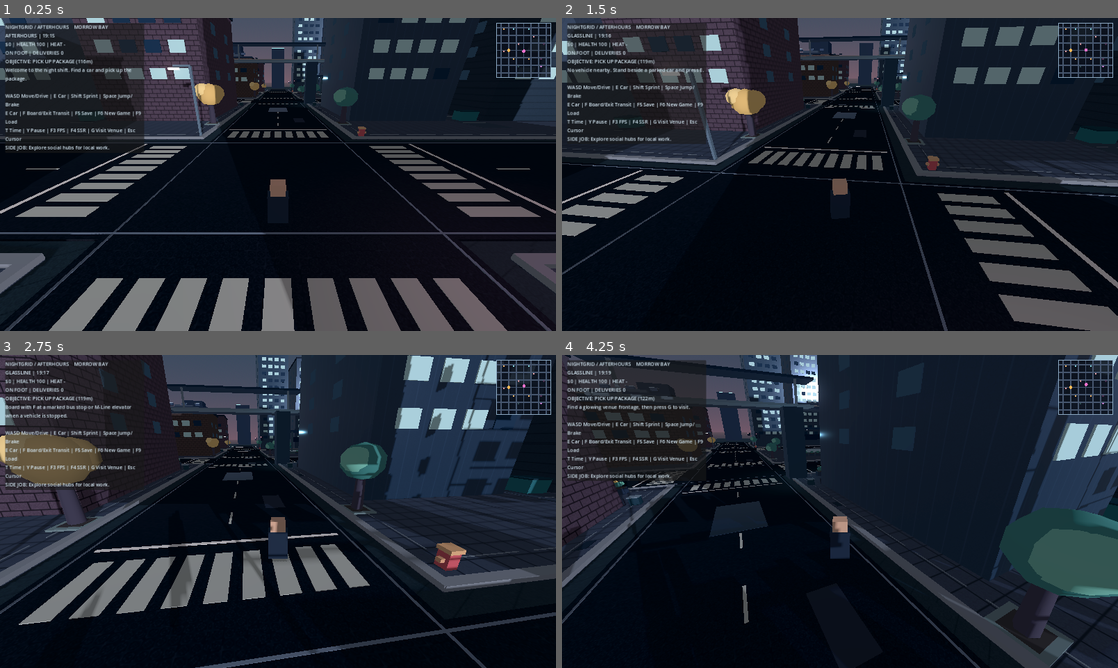
Above: before the commit, frames 1-4 (two rows, left to right).
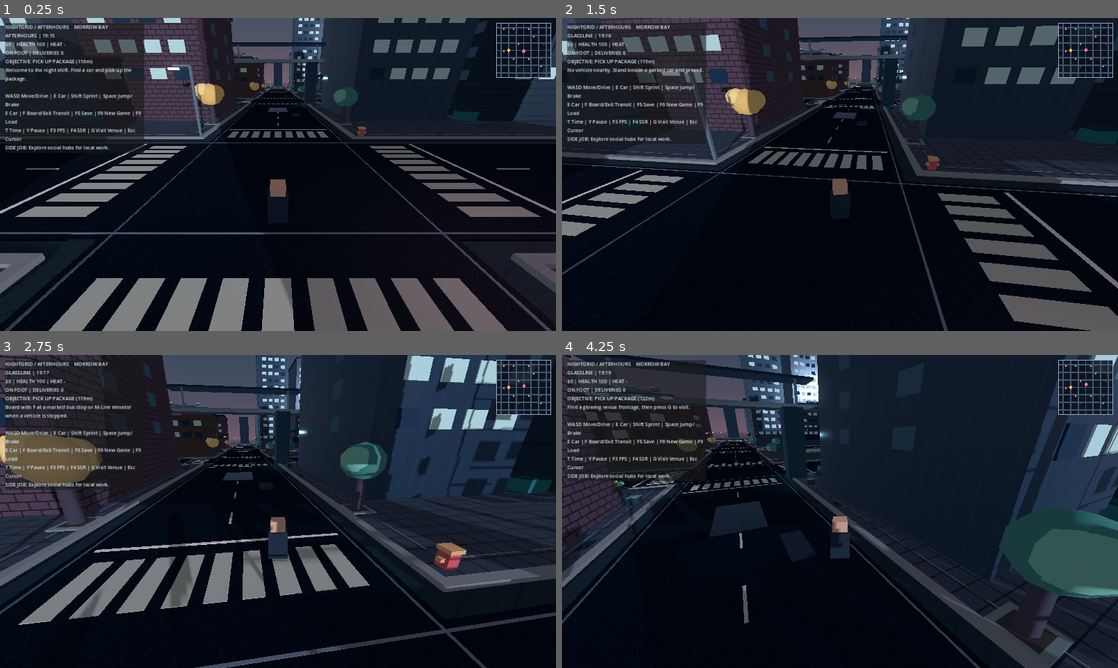
Above: after the commit, the same moments.

Repository: ProhibitedTV/NightGrid-Afterhours
Game: Godot game, scene res://scenes/main.tscn
The game is run twice, just before and just after one commit, with the same random seed, the same clock (stepped at 60 frames per second) and the same inputs.
Inputs (mouse positions are in pixels of both pictures, inside the frame that each line leads up to):
- Up to frame 1 (0.25 s): no input
- Up to frame 2 (1.5 s): tap Enter at 0.5 s; move the mouse to (867, 174) at 0.52 s; hold Shift 0.53-1.28 s; hold W from 0.53 s (still down); tap Space at 0.77 s; move the mouse to (812, 174) at 1.27 s; tap E at 1.35 s
- Up to frame 3 (2.75 s): keep holding W; tap Space at 1.52 s; move the mouse to (289, 505) at 2.02 s; tap F at 2.1 s
- Up to frame 4 (4.25 s): keep holding W; move the mouse to (834, 517) at 2.77 s; tap G at 2.85 s; tap Space at 3.02, 3.77 s; move the mouse to (878, 514) at 3.52 s; tap 1 at 3.6 s

The runs differ from the first frame. In frame 1, 1.5% of the frame differs, in the area x 0-100%, y 0-98%; in frame 2, 1.5%; in frame 3, 1.1%; in frame 4, 1.5%, in the area x 0-95%, y 0-100%.

Commit message:
feat(city): expand to 64 blocks, 8 districts, landmark plazas and chunked detail culling

Diff:
--- a/scripts/city_details.gd
+++ b/scripts/city_details.gd
@@ -5,20 +5,28 @@
 ## The four neighborhoods deliberately share road geometry but not street character.
 
 const CELL = 58.0
-const GRID_RADIUS = 3
+const GRID_RADIUS = WorldPlan.GRID_RADIUS
 const SEED = 834726
-const DISTRICTS = ["VESPER MARKET", "GLASSLINE", "BRICKWATER", "AFTERHOURS"]
+const DISTRICTS = ["VESPER MARKET", "GLASSLINE", "BRICKWATER", "AFTERHOURS", "NORTH QUAY", "WEST DOCKS", "HORIZON GARDENS", "SOUTHWORKS"]
 const SHOPS = {
 	"VESPER MARKET": ["MOON NOODLES", "VESPER MART", "SILK ROAD", "PAPER TIGER", "NOVA DELI", "INK & TONIC"],
 	"GLASSLINE": ["HELIX DATA", "ASTER FINANCE", "NEON EXCHANGE", "VECTOR SYSTEMS", "MONO TOWER"],
 	"BRICKWATER": ["RUSTWORKS", "LOADING BAY", "DOCK 9", "HARBOR RADIO", "BOLT SUPPLY", "LAST SHIFT"],
-	"AFTERHOURS": ["BLUE HOUR", "SABLE CLUB", "24H ARCADE", "STATIC ROOM", "GHOST FM", "VOLT RAMEN"]
+	"AFTERHOURS": ["BLUE HOUR", "SABLE CLUB", "24H ARCADE", "STATIC ROOM", "GHOST FM", "VOLT RAMEN"],
+	"NORTH QUAY": ["QUAY FRESH", "MARINER DINER", "SEAWALL SUPPLY", "TIDELINE DELI", "HARBOR COFFEE"],
+	"WEST DOCKS": ["PIER STORAGE", "CRANE & GEAR", "NINE LOGISTICS", "SHIFT HOUSE", "COLD CHAIN"],
+	"HORIZON GARDENS": ["GARDEN MARKET", "HORIZON HEALTH", "COMMONS LIBRARY", "ORCHARD MART", "EASTSIDE FIRE"],
+	"SOUTHWORKS": ["MUNICIPAL WORKS", "CITY RECORDS", "DEPOT 11", "WORKER CO-OP", "SUBSTATION 4"]
 }
 const ACCENT = {
 	"VESPER MARKET": Color("ffc46b"),
 	"GLASSLINE": Color("61cbff"),
 	"BRICKWATER": Color("f68b59"),
-	"AFTERHOURS": Color("ef68ce")
+	"AFTERHOURS": Color("ef68ce"),
+	"NORTH QUAY": Color("79d6cb"),
+	"WEST DOCKS": Color("d3a175"),
+	"HORIZON GARDENS": Color("91d69c"),
+	"SOUTHWORKS": Color("e0b275")
 }
 const BRICK = Color("713e48")
 const METAL = Color("38465a")
@@ -29,7 +37,7 @@
 var _rng := RandomNumberGenerator.new()
 var _batches: Dictionary = {}
 var _palette: Dictionary = {}
-var _statistics := {"buildings": 0, "storefronts": 0, "street_props": 0, "batched_details": 0, "districts": 4, "landmarks": 0, "authored_lots": 0, "variant_lots": 0}
+var _statistics := {"buildings": 0, "storefronts": 0, "street_props": 0, "batched_details": 0, "districts": 8, "landmarks": 0, "authored_lots": 0, "variant_lots": 0}
 var _initialized := false
 var world_seed: int = 834726
 
@@ -88,7 +96,8 @@
 
 func _detail(at: Vector3, size: Vector3, color: Color, glow: bool = false) -> void:
 	# MultiMesh keeps tens of thousands of architectural parts to a few draw calls.
-	var key := color.to_html(false) + ("_glow" if glow else "_matte")
+	var material_key := color.to_html(false) + ("_glow" if glow else "_matte")
+	var key := "%s|%d,%d" % [material_key, floori(at.x / (CELL * 2.0)), floori(at.z / (CELL * 2.0))]
 	if not _batches.has(key):
 		_batches[key] = []
 		_material(color, glow)
@@ -128,7 +137,7 @@
 		var node := MultiMeshInstance3D.new()
 		node.name = "Detail_%s" % key
 		node.multimesh = multimesh
-		node.material_override = _palette[key]
+		node.material_override = _palette[str(key).split("|")[0]]
 		add_child(node)
 	_batches.clear()
 
@@ -148,8 +157,8 @@
 				_detail(Vector3(axis + 3.4, 0.011, patch), Vector3(1.6, 0.015, 3.8), Color("2d313b"))
 		# Solid edge markings give the player a reliable read on lanes.
 		for side in [-1.0, 1.0]:
-			_detail(Vector3(axis + side * 6.65, 0.016, 0.0), Vector3(0.10, 0.025, 405.0), Color("707b88"))
-			_detail(Vector3(0.0, 0.016, axis + side * 6.65), Vector3(405.0, 0.025, 0.10), Color("707b88"))
+			_detail(Vector3(axis + side * 6.65, 0.016, 0.0), Vector3(0.10, 0.025, 521.0), Color("707b88"))
+			_detail(Vector3(0.0, 0.016, axis + side * 6.65), Vector3(521.0, 0.025, 0.10), Color("707b88"))
 
 func _build_intersections() -> void:
 	for ix in range(-GRID_RADIUS, GRID_RADIUS + 1):
@@ -192,7 +201,7 @@
 	for building in range(2):
 		var x := center.x + (-10.5 if building == 0 else 10.5)
 		var profile: Dictionary = WorldPlan.lot_profile(ix, iz, building, world_seed)
-		if WorldPlan.lot_variant_index(ix, iz, world_seed) > 0:
+		if (not WorldPlan.is_core_block(ix, iz)) or WorldPlan.lot_variant_index(ix, iz, world_seed) > 0:
 			_statistics["variant_lots"] += 1
 		var z: float = center.z + profile["offset_z"]
 		_build_building(Vector3(x, 0.0, z), profile, district, ix, iz, building)
@@ -247,6 +256,59 @@
 			_detail(center + Vector3(0.0, 5.10, -6.0), Vector3(0.95, 7.0, 1.0), Color("e4ad76"))
 			_detail(center + Vector3(0.85, 6.60, -6.0), Vector3(2.1, 0.4, 1.0), Color("f4c98c"), true)
 			_label("FOUNDRY COMMONS", center + Vector3(0.0, 4.4, 17.1), label_color, 60)
+		"NORTH QUAY EXCHANGE":
+			label_color = Color("81dace")
+			# Walk-through covered market and public board, not a solid facade.
+			for x in [-13.0, 13.0]:
+				for z in [-10.0, 10.0]:
+					_solid(center + Vector3(x, 3.20, z), Vector3(0.58, 6.3, 0.58), Color("738d91"), "METAL")
+			_detail(center + Vector3(0.0, 6.55, 0.0), Vector3(31.0, 0.42, 24.0), Color("365c65"))
+			_detail(center + Vector3(0.0, 6.85, -12.0), Vector3(30.0, 0.18, 0.18), label_color, true)
+			for row in [-6.0, 6.0]:
+				for x in [-9.0, -3.0, 3.0, 9.0]:
+					_detail(center + Vector3(x, 0.65, row), Vector3(4.15, 1.02, 2.20), Color("69777b"))
+					_detail(center + Vector3(x, 1.35, row), Vector3(3.75, 0.23, 1.8), Color("d1a775"))
+					for produce in [-1.0, 0.0, 1.0]:
+						_detail(center + Vector3(x + produce, 1.61, row), Vector3(0.55, 0.32, 0.45), Color("78af78"))
+			_label("NORTH QUAY EXCHANGE", center + Vector3(0.0, 5.45, -12.2), label_color, 46)
+		"PIER NINE DEPOT":
+			label_color = Color("e2ac76")
+			# Open loading lanes, freight stacks and a signal gantry.
+			for x in [-16.0, 16.0]:
+				_detail(center + Vector3(x, 0.22, 0.0), Vector3(0.28, 0.16, 36.0), Color("d6ad70"))
+			for row in [-11.0, 11.0]:
+				for x in [-12.0, 12.0]:
+					_solid(center + Vector3(x, 2.3, row), Vector3(7.5, 4.15, 7.0), Color("6b777c"), "METAL")
+					_detail(center + Vector3(x, 4.50, row), Vector3(8.0, 0.24, 7.5), Color("dc9e64"))
+			_detail(center + Vector3(0.0, 7.4, 16.5), Vector3(28.0, 0.46, 0.55), label_color)
+			for x in [-14.0, 14.0]:
+				_detail(center + Vector3(x, 3.95, 16.5), Vector3(0.56, 7.5, 0.56), Color("7e9298"))
+			_label("PIER NINE DEPOT", center + Vector3(0.0, 5.9, 16.2), label_color, 56)
+		"HORIZON COMMONS":
+			label_color = Color("a8dfa6")
+			# Public green and walk-through health pavilion.
+			_detail(center + Vector3(0.0, 0.19, 0.0), Vector3(36.0, 0.11, 5.0), Color("a4a28e"))
+			_detail(center + Vector3(0.0, 0.19, 0.0), Vector3(5.0, 0.11, 36.0), Color("a4a28e"))
+			for x in [-13.0, 13.0]:
+				for z in [-12.0, 12.0]:
+					_detail(center + Vector3(x, 0.19, z), Vector3(5.5, 0.13, 5.4), Color("4d8068"))
+			for x in [-8.0, 8.0]:
+				_solid(center + Vector3(x, 2.70, 11.0), Vector3(0.40, 5.0, 0.40), Color("729d9a"))
+			_detail(center + Vector3(0.0, 5.4, 11.0), Vector3(22.0, 0.45, 8.5), Color("4b7176"))
+			_detail(center + Vector3(0.0, 4.6, 6.8), Vector3(4.0, 0.16, 0.16), Color("e4fae2"), true)
+			_label("HORIZON COMMONS", center + Vector3(0.0, 5.8, 15.4), label_color, 54)
+		"SOUTHWORKS HALL":
+			label_color = Color("ebc38c")
+			# Municipal service counter, bell canopy, public benches.
+			_solid(center + Vector3(0.0, 2.7, 12.0), Vector3(22.0, 4.6, 6.5), Color("5d606b"))
+			_detail(center + Vector3(0.0, 5.25, 12.0), Vector3(23.2, 0.46, 7.2), Color("9b8978"))
+			for x in [-9.0, -3.0, 3.0, 9.0]:
+				_detail(center + Vector3(x, 2.4, 8.5), Vector3(0.36, 4.1, 0.40), Color("c5ac8d"))
+			for x in [-12.0, 12.0]:
+				for z in [-7.0, 2.0]:
+					_detail(center + Vector3(x, 0.65, z), Vector3(3.2, 1.0, 1.4), Color("798084"))
+			_detail(center + Vector3(0.0, 6.0, 9.0), Vector3(6.0, 0.14, 0.18), label_color, true)
+			_label("SOUTHWORKS HALL", center + Vector3(0.0, 4.10, 8.45), label_color, 53)
 		"SABLE SQUARE":
 			label_color = Color("fc7fcb")
 			# Permanent community stage, public plaza and overhanging marquee.
@@ -280,7 +342,7 @@
 		var vx := center.x + (float(vent) - 1.0) * width * 0.25
 		_detail(Vector3(vx, height + 2.35, center.z + depth * 0.17), Vector3(1.35, 0.65, 1.1), METAL)
 		_detail(Vector3(vx, height + 2.72, center.z + depth * 0.17), Vector3(1.52, 0.10, 1.25), Color("9cabb2"))
-	if district == "BRICKWATER":
+	if district == "BRICKWATER" or district == "WEST DOCKS":
 		# Rooftop water tank and a vertical fire escape.
 		_detail(Vector3(center.x + 3.8, height + 3.2, center.z), Vector3(3.6, 4.4, 3.6), Color("4f6570"))
 		_detail(Vector3(center.x + 3.8, height + 5.5, center.z), Vector3(4.0, 0.22, 4.0), Color("a0a2a0"))
@@ -288,7 +350,7 @@
 			var step_y := float(floor_step) * 3.4
 			_detail(Vector3(right + 0.28, step_y, center.z + 0.5), Vector3(0.65, 0.17, 5.4), Color("65757c"))
 			_detail(Vector3(right + 0.54, step_y + 0.9, center.z + 0.5), Vector3(0.09, 1.70, 5.3), Color("819198"))
-	if district == "GLASSLINE":
+	if district == "GLASSLINE" or district == "NORTH QUAY":
 		# Facade fins, lit corner spines and tall skyline silhouettes.
 		for edge in [left + 0.40, right - 0.40]:
 			_detail(Vector3(edge, height * 0.52, front - 0.12), Vector3(0.20, height * 0.90, 0.18), Color("68badd"), true)
@@ -354,13 +416,13 @@
 	for side in [-1.0, 1.0]:
 		_bin(center + Vector3(side * 19.5, 0.0, -12.8))
 		_detail(center + Vector3(side * 19.8, 0.17, -3.5), Vector3(0.54, 0.035, 1.22), Color("232d39"))
-	if district == "VESPER MARKET":
+	if district == "VESPER MARKET" or district == "NORTH QUAY":
 		_vendor(center + Vector3(-5.0, 0.0, -18.6), color)
 		_vendor(center + Vector3(5.0, 0.0, -18.6), Color("e48f8a"))
-	elif district == "BRICKWATER":
+	elif district == "BRICKWATER" or district == "WEST DOCKS" or district == "SOUTHWORKS":
 		_crates(center + Vector3(-2.0, 0.0, -18.5))
 		_crates(center + Vector3(6.0, 0.0, -18.5))
-	elif district == "GLASSLINE":
+	elif district == "GLASSLINE" or district == "HORIZON GARDENS":
 		_planter(center + Vector3(-4.0, 0.0, -18.4))
 		_planter(center + Vector3(4.0, 0.0, -18.4))
 	else:
@@ -450,7 +512,7 @@
 	]
 	for index in range(silhouettes.size()):
 		var angle := TAU * float(index) / float(silhouettes.size())
-		var radius := 245.0 + float(index % 4) * 7.5
+		var radius := 360.0 + float(index % 4) * 7.5
 		var height: float = silhouettes[index]
 		var at := Vector3(cos(angle) * radius, height / 2.0, sin(angle) * radius)
 		_detail(at, Vector3(14.0 + float(index % 3) * 3.0, height, 14.0 + float(index % 4) * 2.5), Color("172434"))
